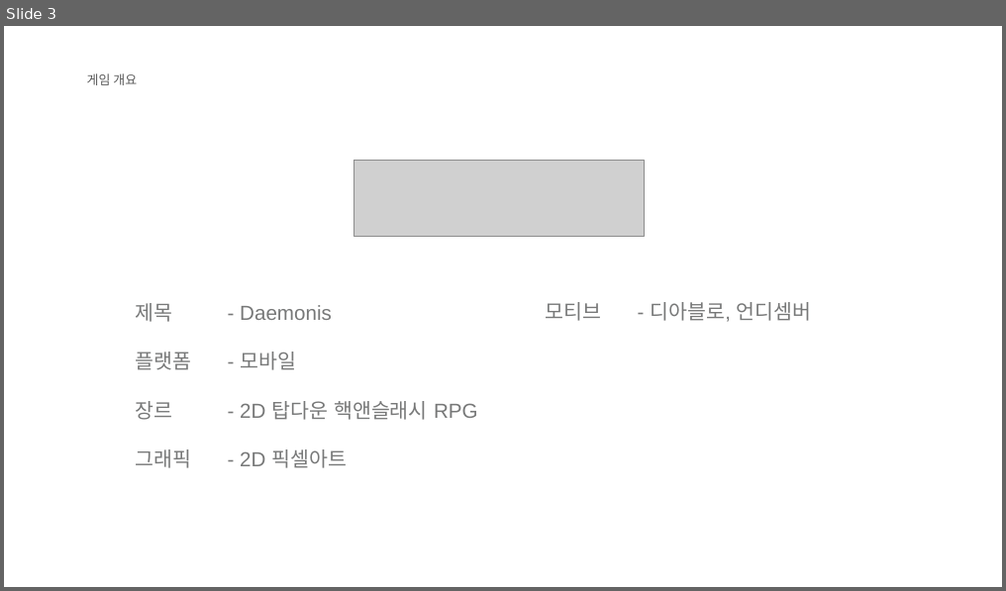
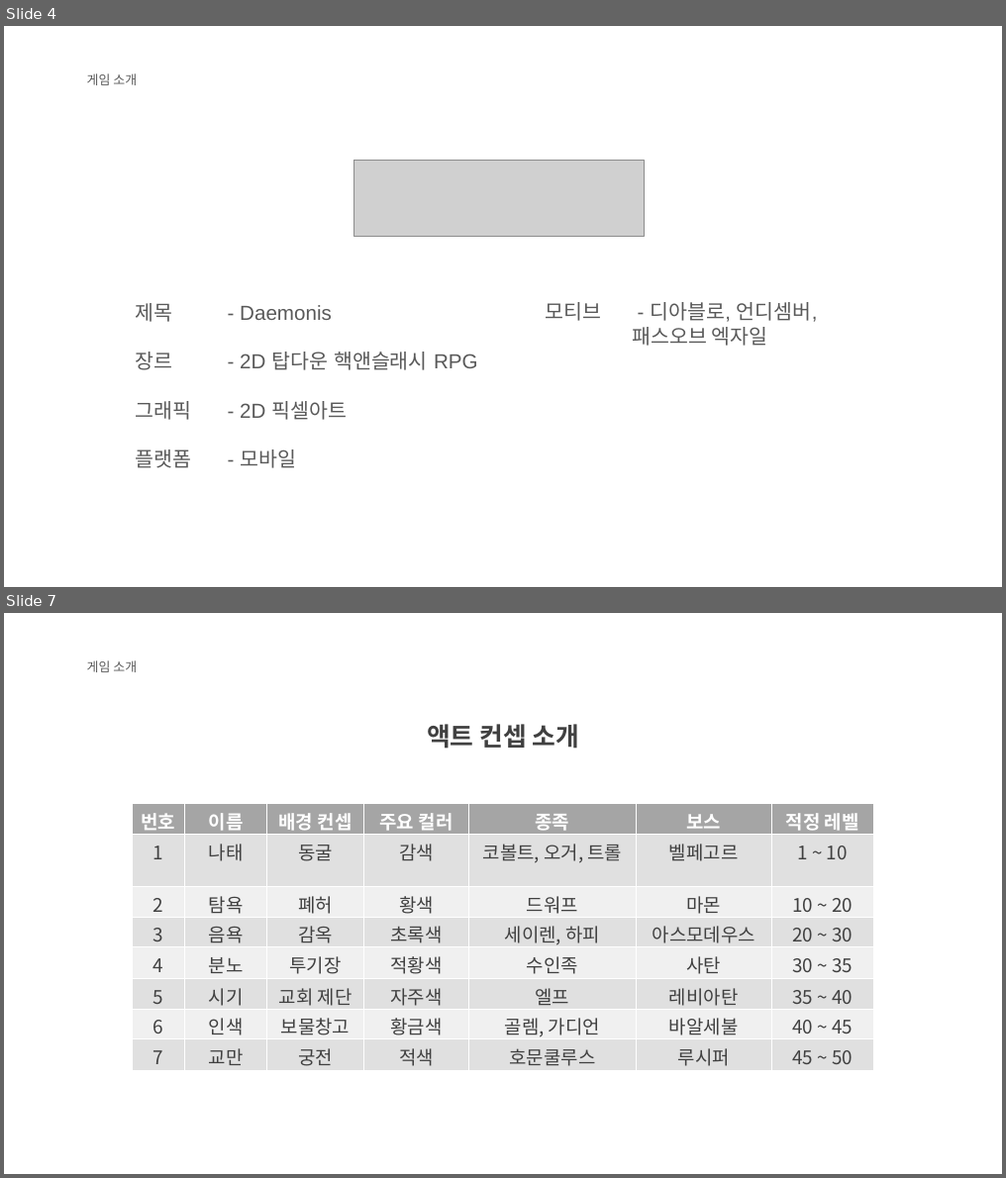
Before and after one commit to KJGoody/Daemonis, a slide deck: Deamonis(데모니스) 기획서/Daemonis PPT.pptx. Shown one above the other, each under a label of ours: slide 3 before the commit, slides 4 and 7 after it; the slides between them are not shown. The pictures are 1006x591 and 1006x1178 pixels, drawn with LibreOffice and Linux fonts; fonts in the diff are those of the drawing; grey boxes stand for pictures; background and template pictures are left out. Boxes give left, top, right and bottom in pixels: in the first picture for what was removed or moved away, otherwise in the second. Text is boxed around its words. In the diff, an @@ line names an element or a change of style, - is before the commit and + after.

```diff
--- a/Deamonis(데모니스) 기획서/Daemonis PPT.pptx
+++ b/Deamonis(데모니스) 기획서/Daemonis PPT.pptx
@@ slide 7 added at bbox=[4, 613, 1002, 1174], background picture (left out) @@
@@ text added at bbox=[87, 661, 137, 672], 12.3 pt, text #595959 @@
+게임 소개
@@ text added at bbox=[427, 724, 580, 749], 24.6 pt, text #404040, bold @@
+액트 컨셉 소개
@@ table added at bbox=[132, 804, 874, 1070], 8 rows, 7 columns @@
+번호 | 이름 | 배경 컨셉 | 주요 컬러 | 종족 | 보스 | 적정 레벨
+1 | 나태 | 동굴 | 감색 | 코볼트, 오거, 트롤 | 벨페고르 | 1 ~ 10
+2 | 탐욕 | 폐허 | 황색 | 드워프 | 마몬 | 10 ~ 20
+3 | 음욕 | 감옥 | 초록색 | 세이렌, 하피 | 아스모데우스 | 20 ~ 30
+4 | 분노 | 투기장 | 적황색 | 수인족 | 사탄 | 30 ~ 35
+5 | 시기 | 교회 제단 | 자주색 | 엘프 | 레비아탄 | 35 ~ 40
+6 | 인색 | 보물창고 | 황금색 | 골렘, 가디언 | 바알세불 | 40 ~ 45
+7 | 교만 | 궁전 | 적색 | 호문쿨루스 | 루시퍼 | 45 ~ 50
@@ what was slide 3 is now slide 4 @@
@@ slide 4 changed as well @@
@@ text at bbox=[87, 74, 137, 85]: text changed @@
-게임 개요
+게임 소개
@@ text at bbox=[136, 303, 478, 420]: text colour #777878 to #595959 in "제목 - Daemonis", "장르 - 2D 탑다운 핵앤슬래시 RPG", "그래픽 - 2D 픽셀아트" @@
@@ text at bbox=[546, 302, 818, 346]: text changed; text colour #777878 to #595959 @@
-모티브 - 디아블로, 언디셈버
+모티브 - 디아블로, 언디셈버,
+패스오브 엑자일
@@ text at bbox=[136, 352, 296, 371]: paragraph removed @@
-플랫폼 - 모바일
@@ text at bbox=[136, 450, 296, 469]: paragraph added @@
+플랫폼 - 모바일
```
Also in this commit, not shown: 3 other slides changed, 14 other slides added, 11 slides removed.
